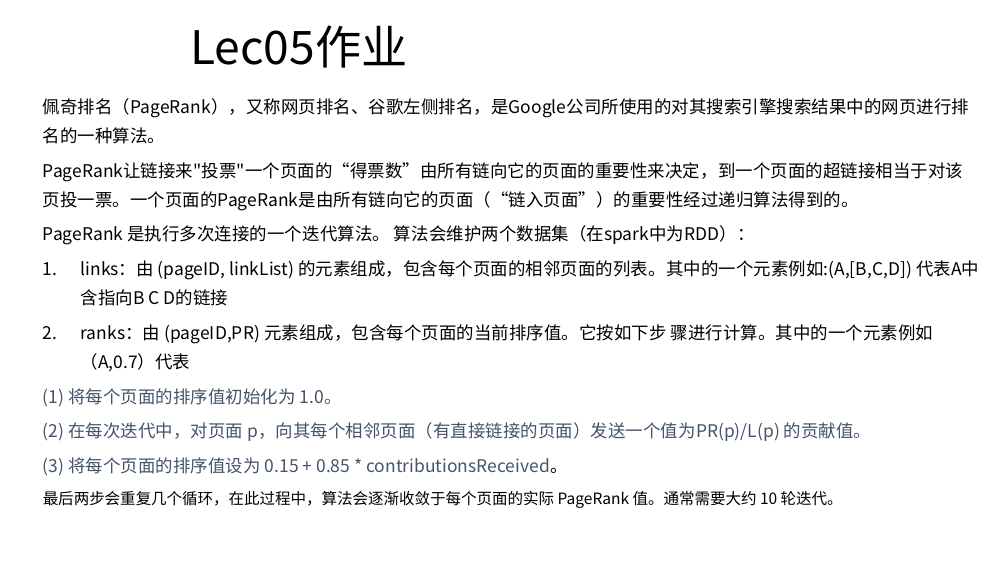
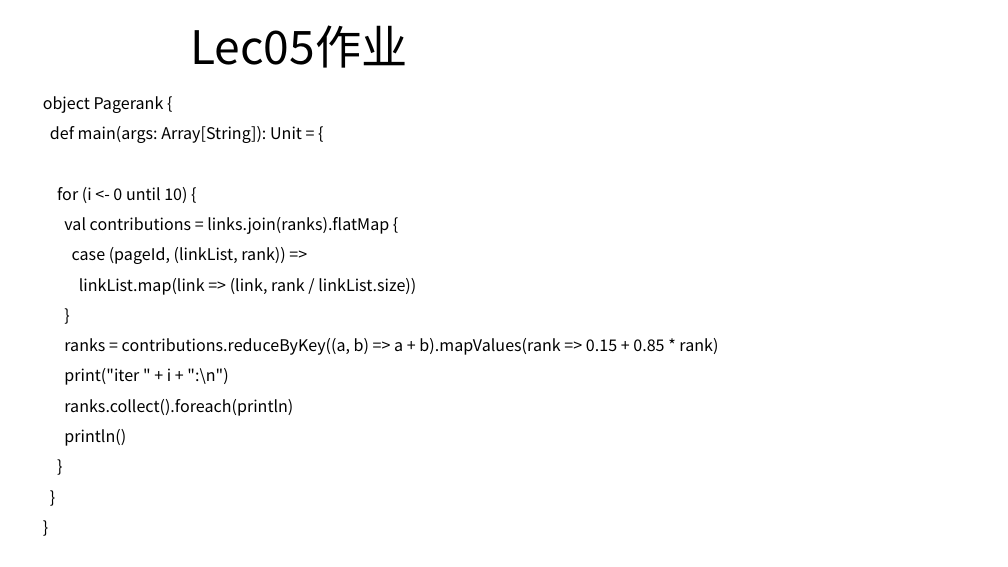
Before and after one commit to DO-MINATOR/buaa, a slide deck: slide 1 of 程序设计语言原理/考试/程序设计语言原理作业指导.pptx (slide 11 before the commit). Drawn at 1008x567 pixels with LibreOffice and Linux fonts; fonts in the diff are those of the drawing. Boxes give left, top, right and bottom in pixels: in the first picture for what was removed or moved away, otherwise in the second. Text is boxed around its words. In the diff, an @@ line names an element or a change of style, - is before the commit and + after.

```diff
--- a/程序设计语言原理/考试/程序设计语言原理作业指导.pptx
+++ b/程序设计语言原理/考试/程序设计语言原理作业指导.pptx
@@ text at (x1=43, y1=96, x2=718, y2=446): text changed; size 16.6 to 15.3 pt @@
-  佩奇排名（PageRank），又称网页排名、谷歌左侧排名，是Google公司所使用的对其搜索引擎搜索结果中的网页进行排名的一种算法。
-  PageRank让链接来"投票"一个页面的“得票数”由所有链向它的页面的重要性来决定，到一个页面的超链接相当于对该页投一票。一个页面的PageRank是由所有链向它的页面（“链入页面”）的重要性经过递归算法得到的。
-  PageRank 是执行多次连接的一个迭代算法。 算法会维护两个数据集（在spark中为RDD）：
-  1. links：由 (pageID, linkList) 的元素组成，包含每个页面的相邻页面的列表。其中的一个元素例如:(A,[B,C,D]) 代表A中含指向B C D的链接
-  2. ranks：由 (pageID,PR) 元素组成，包含每个页面的当前排序值。它按如下步 骤进行计算。其中的一个元素例如（A,0.7）代表
-  (1) 将每个页面的排序值初始化为 1.0。
-  (2) 在每次迭代中，对页面 p，向其每个相邻页面（有直接链接的页面）发送一个值为PR(p)/L(p) 的贡献值。
-  (3) 将每个页面的排序值设为 0.15 + 0.85 * contributionsReceived。
-  最后两步会重复几个循环，在此过程中，算法会逐渐收敛于每个页面的实际 PageRank 值。通常需要大约 10 轮迭代。
+  object Pagerank {
+  def main(args: Array[String]): Unit = {
+  for (i <- 0 until 10) {
+  val contributions = links.join(ranks).flatMap {
+  case (pageId, (linkList, rank)) =>
+  linkList.map(link => (link, rank / linkList.size))
+  }
+  ranks = contributions.reduceByKey((a, b) => a + b).mapValues(rank => 0.15 + 0.85 * rank)
+  print("iter " + i + ":\n")
+  ranks.collect().foreach(println)
+  println()
+  }
+  }
+  }
```
Also in this commit, not shown: 13 slides removed, 1 other file.
